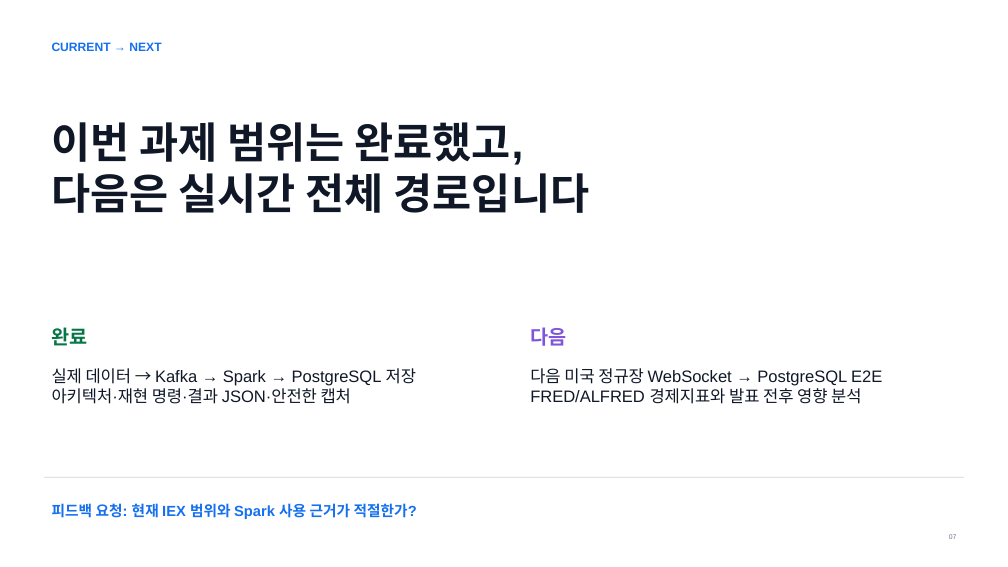
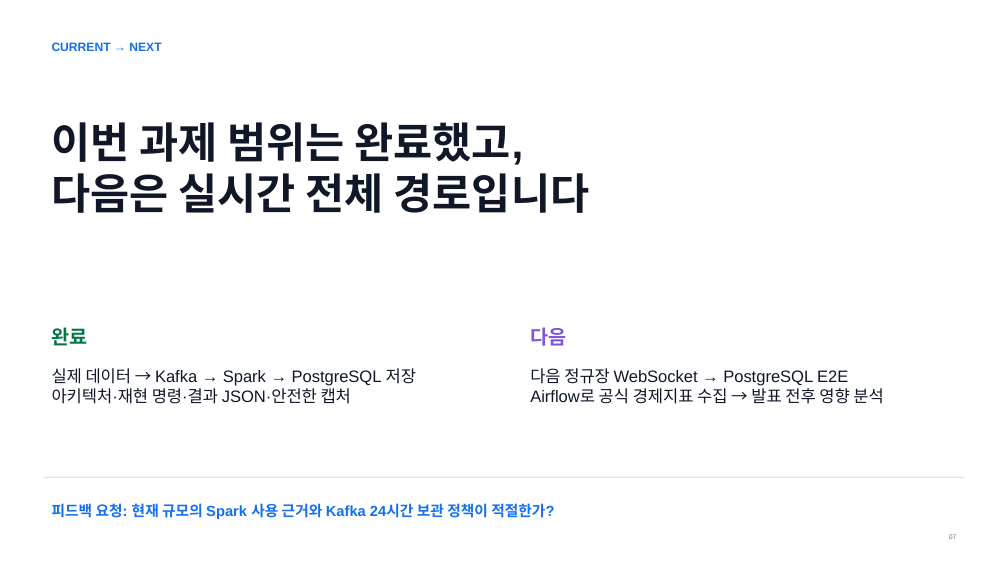
Before and after one commit to hjh6709/us-market-intelligence-pipeline, a slide deck: slide 7 of docs/presentation/us-market-pipeline-assignment.pptx. Drawn at 1008x567 pixels with LibreOffice and Linux fonts; fonts in the diff are those of the drawing. Boxes give left, top, right and bottom in pixels: in the first picture for what was removed or moved away, otherwise in the second. Text is boxed around its words. In the diff, an @@ line names an element or a change of style, - is before the commit and + after.

Commit message:
feat: build CPI event study and finalize Kafka Spark assignment

```diff
--- a/docs/presentation/us-market-pipeline-assignment.pptx
+++ b/docs/presentation/us-market-pipeline-assignment.pptx
@@ text at (x1=530, y1=368, x2=883, y2=404): text changed @@
-다음 미국 정규장 WebSocket → PostgreSQL E2E
-FRED/ALFRED 경제지표와 발표 전후 영향 분석
+다음 정규장 WebSocket → PostgreSQL E2E
+Airflow로 공식 경제지표 수집 → 발표 전후 영향 분석
@@ text at (x1=52, y1=503, x2=554, y2=519): text changed @@
-피드백 요청: 현재 IEX 범위와 Spark 사용 근거가 적절한가?
+피드백 요청: 현재 규모의 Spark 사용 근거와 Kafka 24시간 보관 정책이 적절한가?
```
Also in this commit, not shown: 5 other slides changed, 45 other files.
